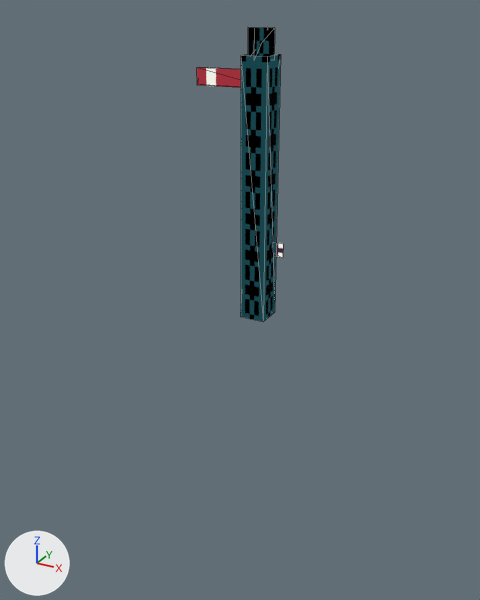
Renders of the glTF model res/trains/semaphore.glb from each side of a commit.
The view is the same before and after, from a camera (50 mm lens) standing at (3.39, -6.62, 3.45) and looking at (-0.34, 0.17, 0.05). Arrows for +X, +Y and +Z are at lower left; the lights stay in place. Mesh edges are drawn as thin lines. Where no turn or scale is listed for an object, it has been applied to the vertices. Vertices at the same position are counted once.

Objects in the first picture: 'semaphore'.
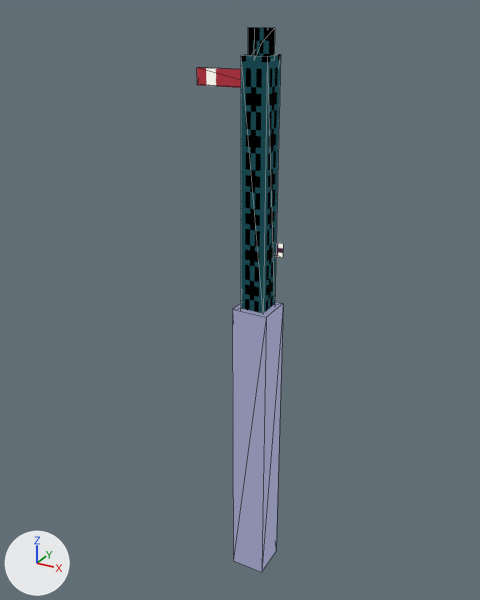
Boxes (x1, y1, x2, y2) around the edits, measured in the pictures (480 x 600 px):
'semaphore', reshaped (84% taller): before (197, 27, 283, 322); after (197, 27, 283, 572)
part 1 of me_cube_003, added (blue): after (232, 302, 283, 572)

Diff of the bpy script that builds the scene:
```diff
--- a/res/trains/semaphore.glb.py
+++ b/res/trains/semaphore.glb.py
@@ me_cube_003 @@
 # used by ob_semaphore; location = (0.0, 0.0, 0.0)
-me_cube_003.from_pydata(...)  # 28 vertices, 26 faces; spans x -0.89..0.24, y -0.16..0.21, z 0.0..3.26
+me_cube_003.from_pydata(...)  # 36 vertices, 36 faces; spans x -0.89..0.24, y -0.23..0.23, z -3.89..3.26
+# me_cube_003 part 1
+# 8 vertices are added at x -0.23..0.23, y -0.23..0.23, z -3.89..0.11
+# 10 new faces join them
 me_cube_003.materials.append(mat_semaphore)
```
